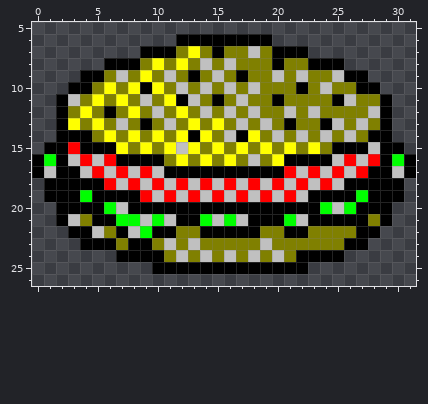
File history of a pixel-art sprite, assets/burger.png. The picture above was drawn from the file before the commit.
The file is 32x32 pixels. Shown: x 0..31, y 5..26.
After the commit:
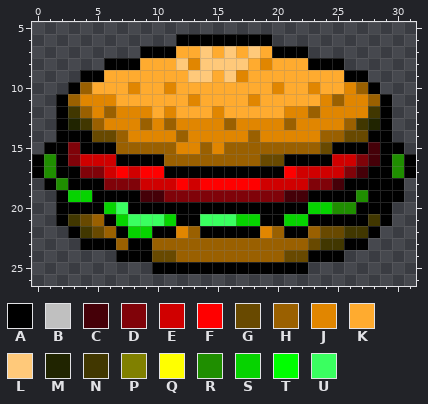
Palette (. is transparent): A #000000  B #c0c0c0  C #450008  D #800309  E #d00000  F #ff0000  G #684900  H #9a6000  J #e18600  K #ffab2f  L #ffc97a  M #202400  N #413700  P #808000  Q #ffff00  R #1f8e00  S #06d300  T #00ff00  U #3aff60
Change:
Changed rows in their new state; - is an unchanged pixel.
first column x 1:
 7 -----------KKLKLKLK-----------
 8 --------KKKLJLLLLKJKKK--------
 9 -----KKKKKKKLLKLJKKKKKKKK-----
10 ---HKKKJKKJKKKKKKKKJKKJKKJH---
11 --HJJJKKKKKKJKKKKJKKKKKJHJJH--
12 --NHJHJJJKJKKKJKKKKKJJHJJJJN--
13 --MNHJJJHJHJJJJHJJJJHJJJJHNM--
14 ----GGHJJJJHJJJJJHJJJJJHHGG---
15 --D---HHHHHJJHJHHHHHHHHG---C--
16 R-DEEE----HHHHHHHHGG----EEDC-R
17 R--DDE-E-F-----------EEEEDC--R
18 -R---DDDEEE-E-F-F-EEEEDDC-----
19 .-SS----CCDDDDDDDDDDCC----R---
20 -----SU---------------SSRR----
21 --NGH-SUUUS--UUUSS--SS-----N--
22 ---NGH-SS--JH-----JH--HGGNN---
23 ------H--HHHHHHHHHHHHHGNN-----
24 ---------GGHHHHHHHHHGG--------
Changed places in both pictures, as pixel boxes (x1, y1, x2, y2):
changed: (44, 46, 404, 262)
